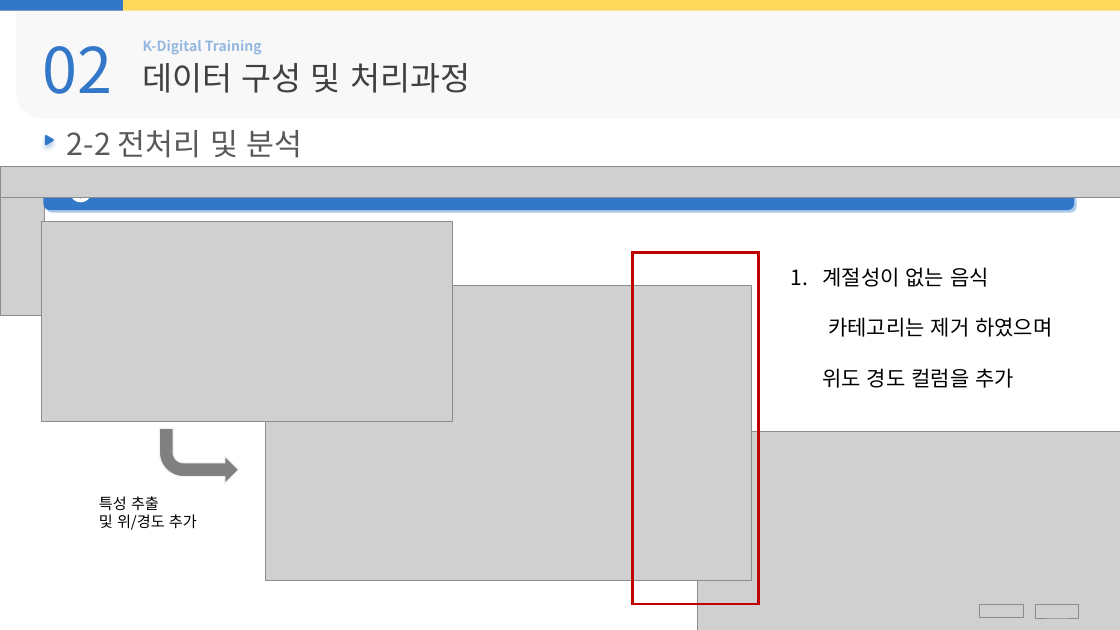
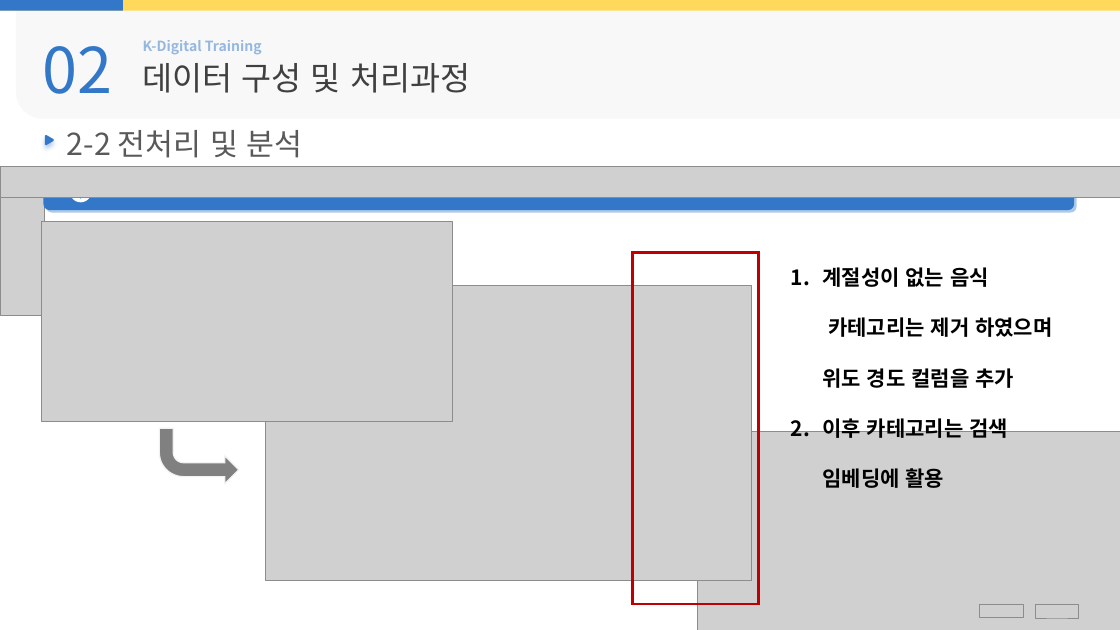
Before and after one commit to Hiddle00/project2_weather, a slide deck: slide 15 of 최종발표/05.D팀_최종발표.pptx. Drawn at 1120x630 pixels with LibreOffice and Linux fonts; fonts in the diff are those of the drawing; grey boxes stand for pictures; background and template pictures are left out. Boxes give left, top, right and bottom in pixels: in the first picture for what was removed or moved away, otherwise in the second. Text is boxed around its words. In the diff, an @@ line names an element or a change of style, - is before the commit and + after.

```diff
--- a/최종발표/05.D팀_최종발표.pptx
+++ b/최종발표/05.D팀_최종발표.pptx
@@ text at [822, 267, 1052, 388]: bold on in "계절성이 없는 음식 카테고리는 제거 하였으며 위도 ..." @@
@@ text at [822, 415, 1008, 488]: paragraph added @@
+2. 이후 카테고리는 검색 임베딩에 활용
@@ text removed at [99, 496, 197, 530] @@
-특성 추출
-및 위/경도 추가
```
Also in this commit, not shown: 8 other slides changed, 1 slide added, 6 other files.
